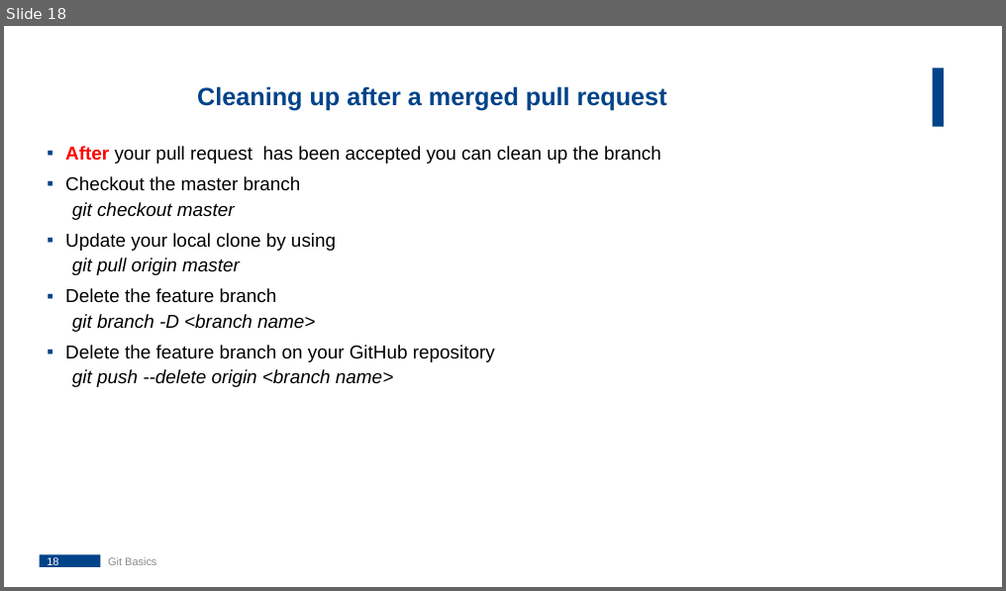
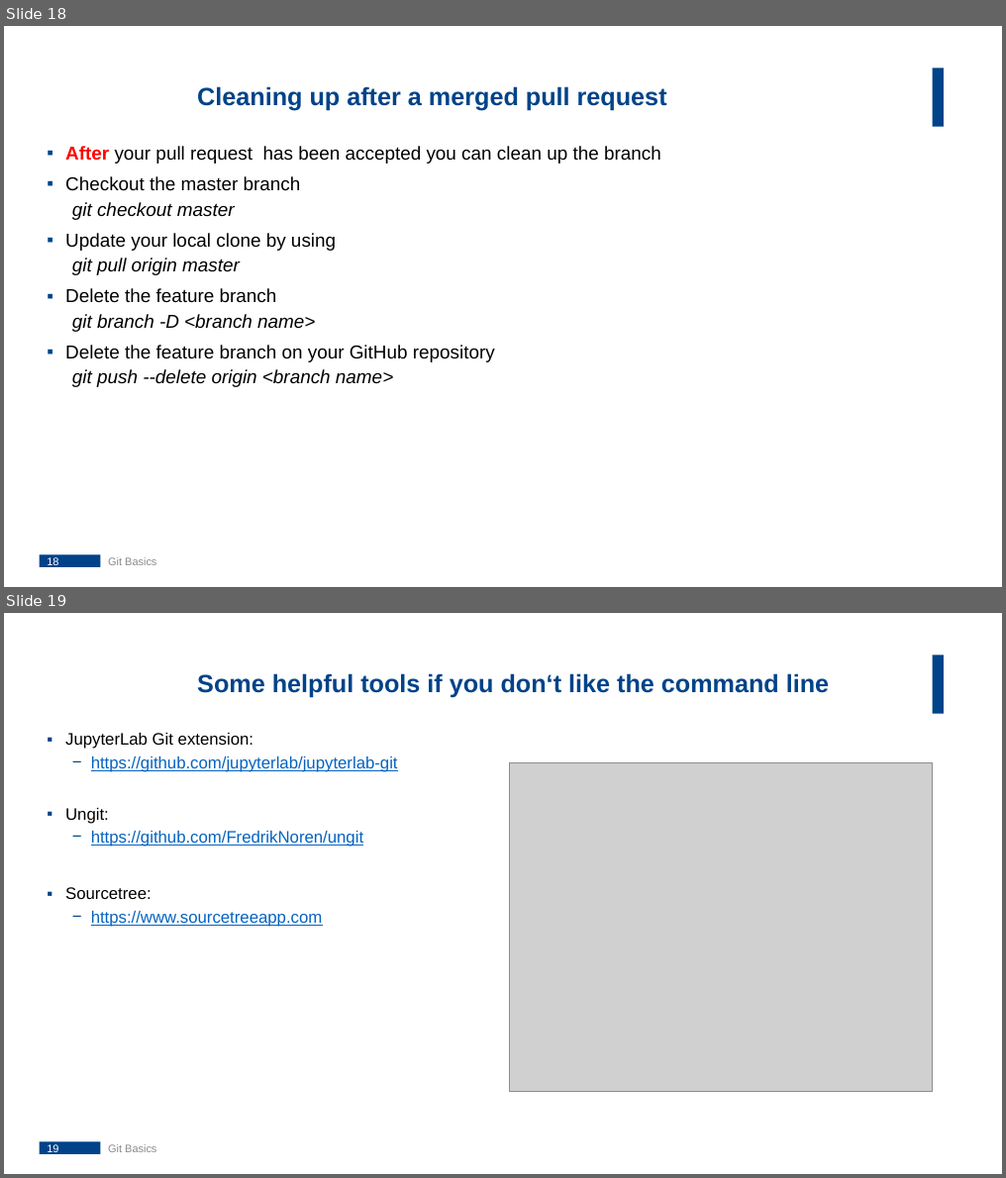
Before and after one commit to NikoStein/klausurtagung2020, a slide deck: 01_Version Control.pptx. Shown one above the other, each under a label of ours: slide 18 before the commit, slides 18 and 19 after it. The pictures are 1006x591 and 1006x1178 pixels, drawn with LibreOffice and Linux fonts; fonts in the diff are those of the drawing; grey boxes stand for pictures; background and template pictures are left out. Boxes give left, top, right and bottom in pixels: in the first picture for what was removed or moved away, otherwise in the second. Text is boxed around its words. In the diff, an @@ line names an element or a change of style, - is before the commit and + after.

```diff
--- a/01_Version Control.pptx
+++ b/01_Version Control.pptx
@@ slide 19 added at <box>4,613,1002,1174</box>, background #FFFFFF; not listed: 2 template elements that a slide beside it also shows @@
@@ title added at <box>197,673,829,697</box>, 24 pt, text #004389, bold @@
+Some helpful tools if you don‘t like the command line
@@ text added at <box>65,733,398,927</box>, 16 pt, text #0563C1, underline @@
+▪ JupyterLab Git extension:
+  − https://github.com/jupyterlab/jupyterlab-git
+▪ Ungit:
+  − https://github.com/FredrikNoren/ungit
+▪ Sourcetree:
+  − https://www.sourcetreeapp.com
@@ picture added at <box>509,763,933,1091</box> @@
@@ page number added at <box>47,1145,58,1153</box>, 10.5 pt, text #FFFFFF @@
+19
@@ text added at <box>108,1145,156,1153</box>, 10.5 pt, text #8C8C8C @@
+Git Basics
```
Also in this commit, not shown: 2 other files.
